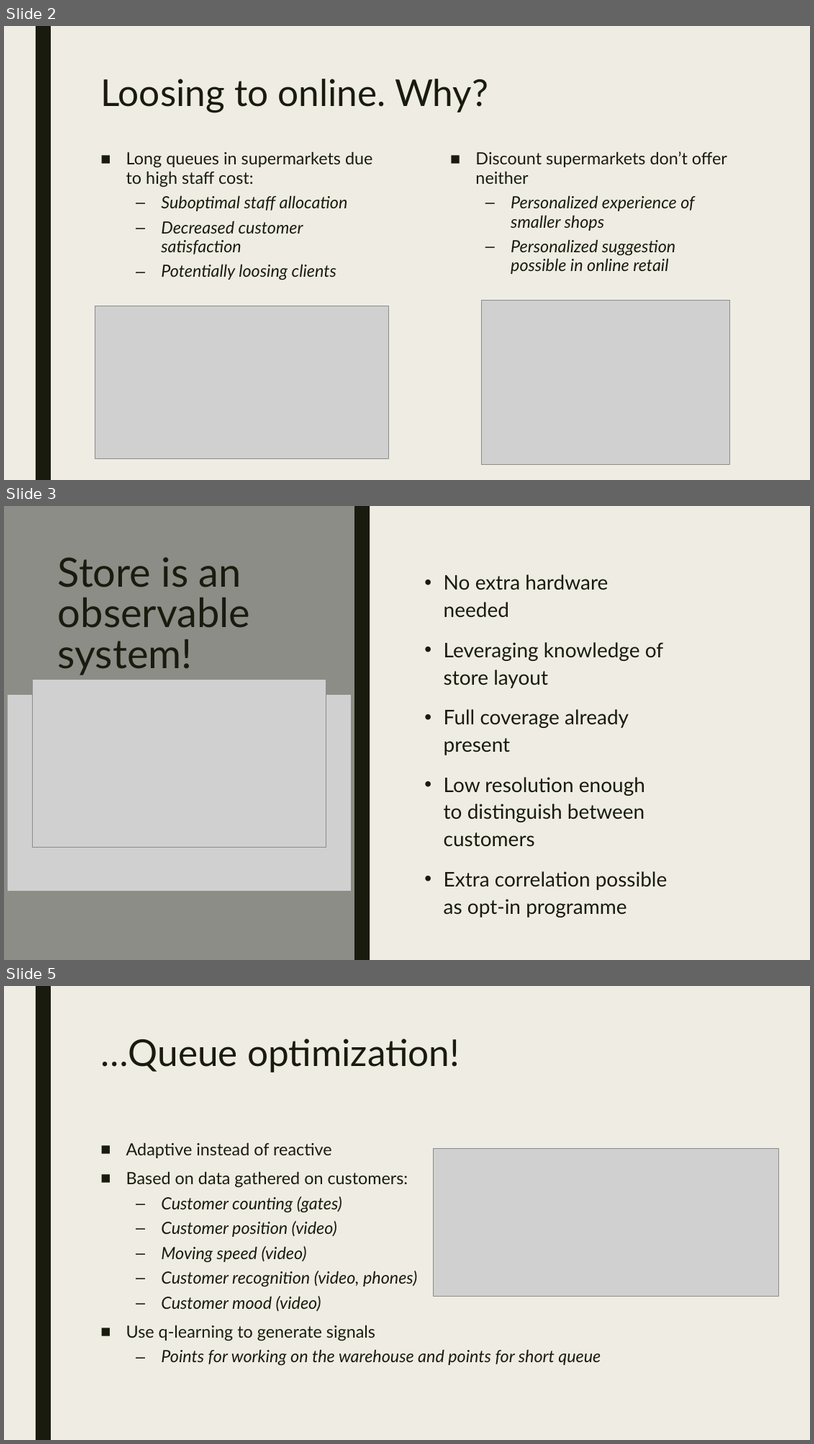
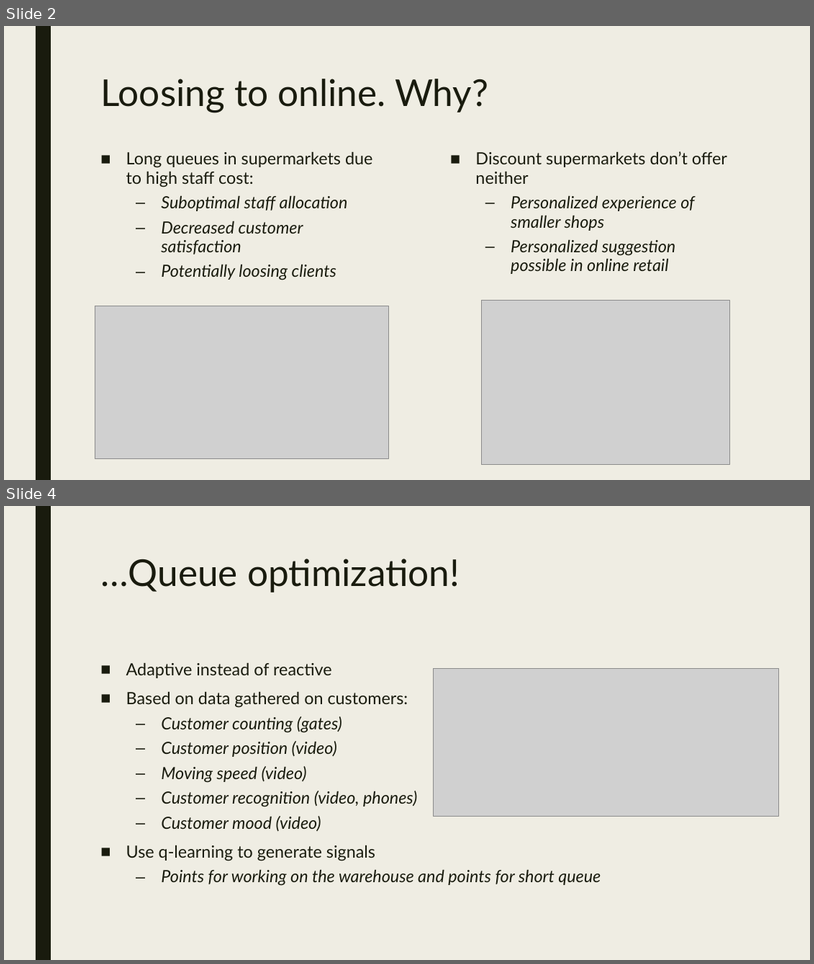
Before and after one commit to DoubleL222/MHC18-Shop_queue, a slide deck: Presentation/Adaptive retail.pptx. Shown one above the other, each under a label of ours: slides 2, 3 and 5 before the commit, slides 2 and 4 after it; the slides between them are not shown. The pictures are 814x1444 and 814x964 pixels, drawn with LibreOffice and Linux fonts; fonts in the diff are those of the drawing; grey boxes stand for pictures. Boxes give left, top, right and bottom in pixels: in the first picture for what was removed or moved away, otherwise in the second. Text is boxed around its words. In the diff, an @@ line names an element or a change of style, - is before the commit and + after.

```diff
--- a/Presentation/Adaptive retail.pptx
+++ b/Presentation/Adaptive retail.pptx
@@ slide 3 removed at [4, 506, 810, 960], background #EFEDE3 @@
@@ rectangle removed at [4, 506, 355, 960] @@
@@ rectangle removed at [355, 506, 370, 960] @@
@@ title removed at [58, 557, 251, 675] @@
-Store is an observable system!
@@ text removed at [444, 574, 668, 917] @@
-• No extra hardware needed
-• Leveraging knowledge of store layout
-• Full coverage already present
-• Low resolution enough to distinguish between customers
-• Extra correlation possible as opt-in programme
@@ picture removed at [7, 694, 352, 891] @@
@@ picture removed at [32, 679, 327, 847] @@
@@ what was slide 5 is now slide 4 @@
```
Also in this commit, not shown: 1 slide added, 1 other slide removed, 2 other files.
